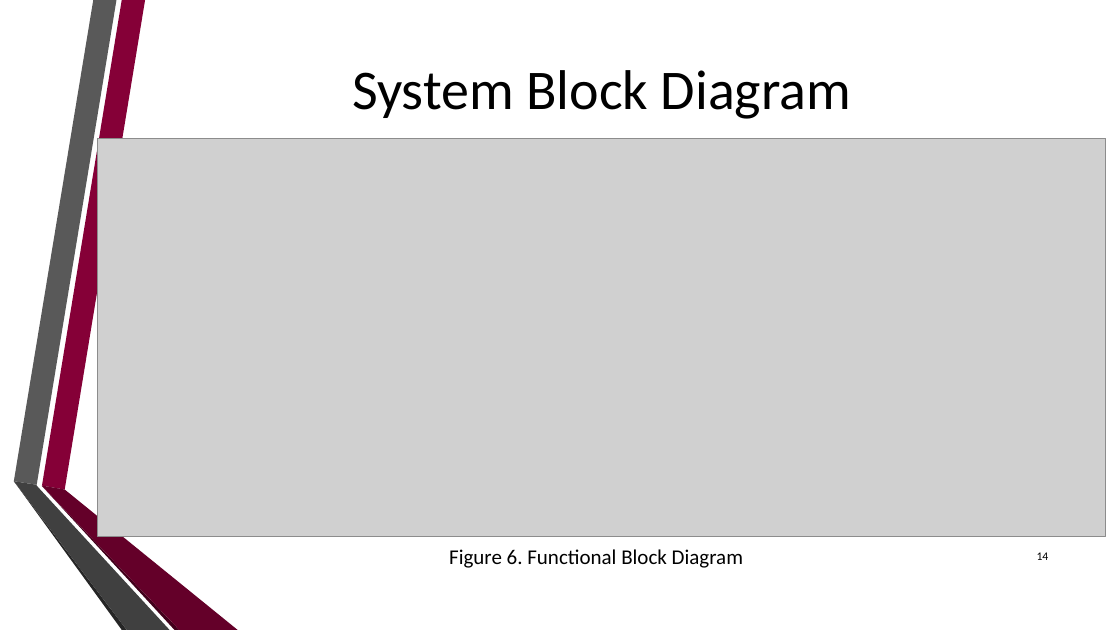
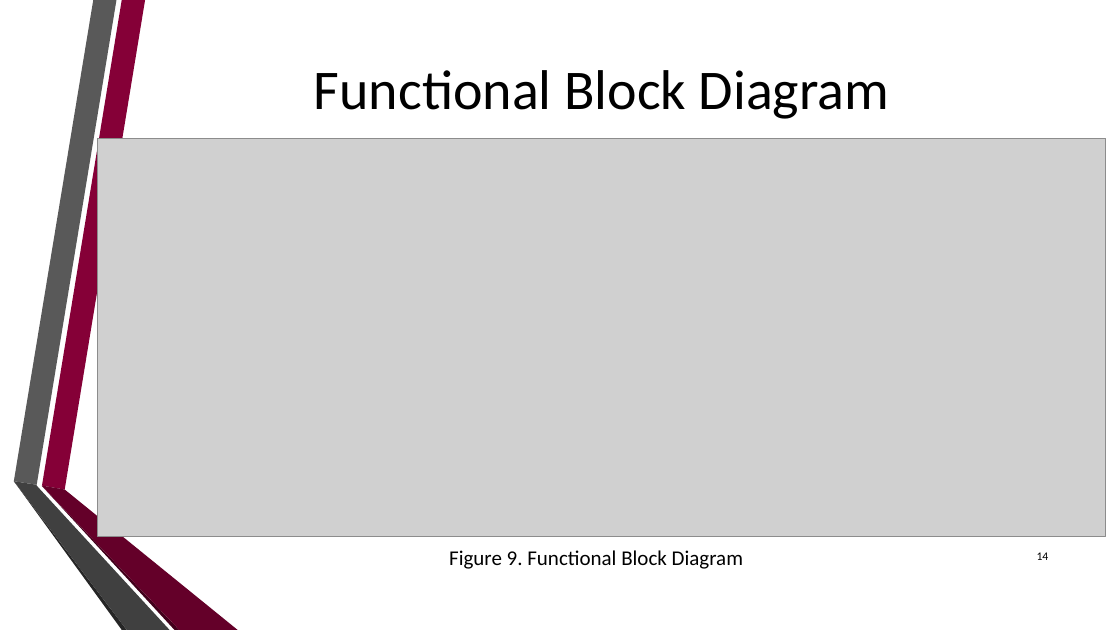
Before and after one commit to dan-olsen/SeniorDesign, a slide deck: slide 14 of Presentations/DesignPres/DesignPres-75.pptx. Drawn at 1120x630 pixels with LibreOffice and Linux fonts; fonts in the diff are those of the drawing; grey boxes stand for pictures; background and template pictures are left out. Boxes give left, top, right and bottom in pixels: in the first picture for what was removed or moved away, otherwise in the second. Text is boxed around its words. In the diff, an @@ line names an element or a change of style, - is before the commit and + after.

Commit message:
Fix Figure Numbers

```diff
--- a/Presentations/DesignPres/DesignPres-75.pptx
+++ b/Presentations/DesignPres/DesignPres-75.pptx
@@ title at [314, 70, 889, 119]: text changed @@
-System Block Diagram
+Functional Block Diagram
@@ text at [449, 550, 743, 569]: text changed @@
-Figure 6. Functional Block Diagram
+Figure 9. Functional Block Diagram
```
Also in this commit, not shown: 6 other slides changed.
